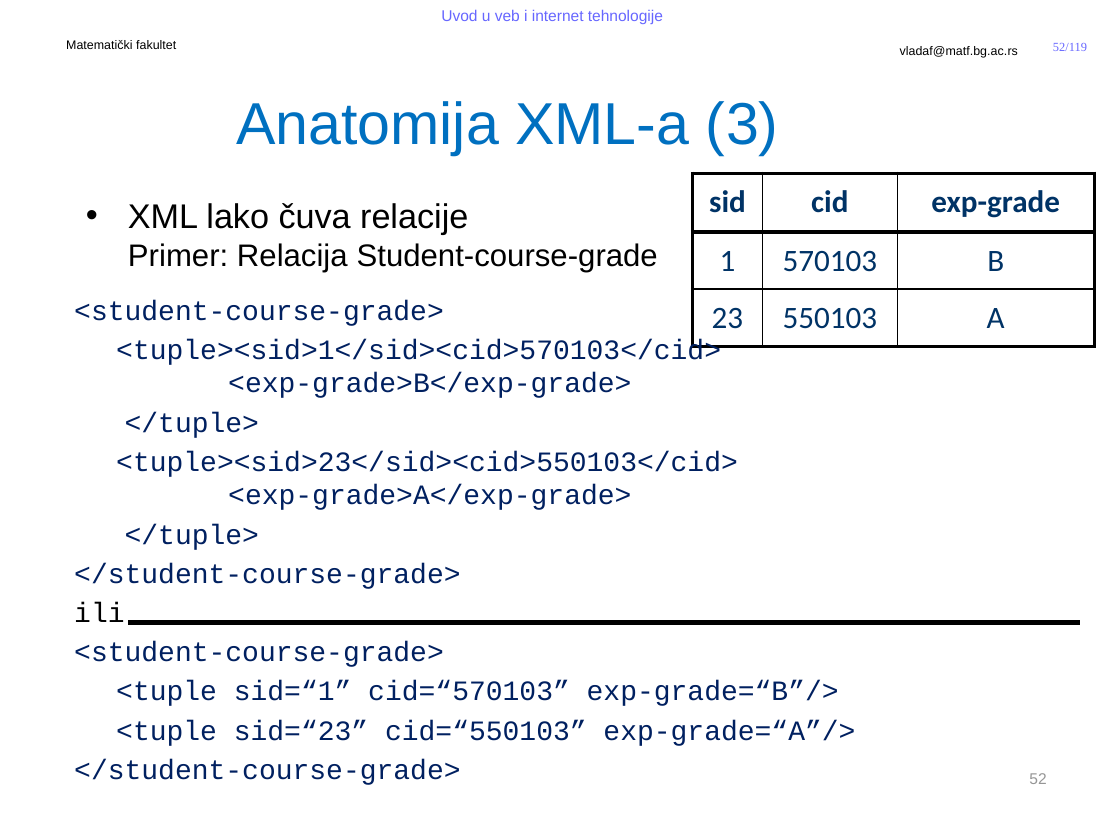
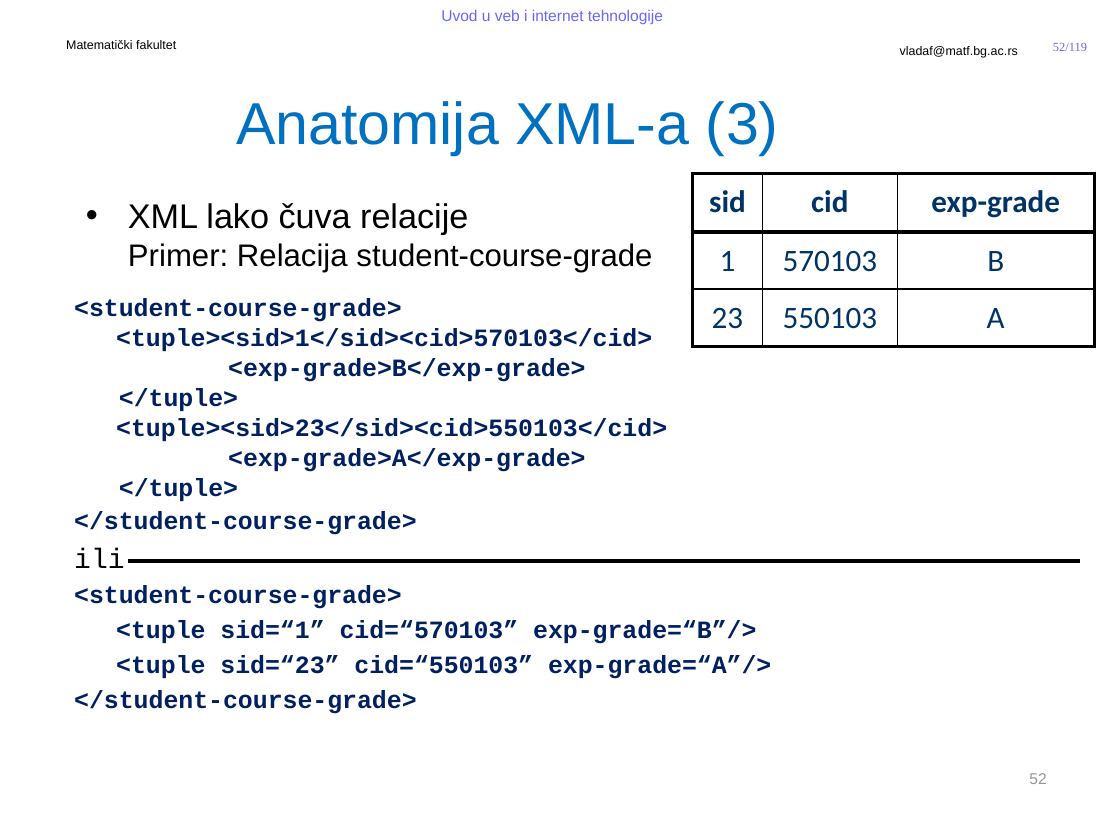
Before and after one commit to MatfUVIT/info, a slide deck: slide 52 of predavanja/prezentacije/UVIT02-01-Jezici za obelezavanje.pptx. Drawn at 1120x840 pixels with LibreOffice and Linux fonts; fonts in the diff are those of the drawing; background and template pictures are left out. Boxes give left, top, right and bottom in pixels: in the first picture for what was removed or moved away, otherwise in the second. Text is boxed around its words. In the diff, an @@ line names an element or a change of style, - is before the commit and + after.

Commit message:
dodao primere

```diff
--- a/predavanja/prezentacije/UVIT02-01-Jezici za obelezavanje.pptx
+++ b/predavanja/prezentacije/UVIT02-01-Jezici za obelezavanje.pptx
@@ text at [128, 243, 652, 272]: text changed @@
-• XML lako čuva relacije
-  Primer: Relacija Student-course-grade
+• XML lako čuva relacije
+  Primer: Relacija student-course-grade
@@ text at [74, 298, 771, 714]: size 18 to 16 pt, bold on; less space between paragraphs @@
@@ line moved from (128, 623) - (1081, 623) to (128, 561) - (1081, 561) @@
```
Also in this commit, not shown: 3 other slides changed, 11 other files.
